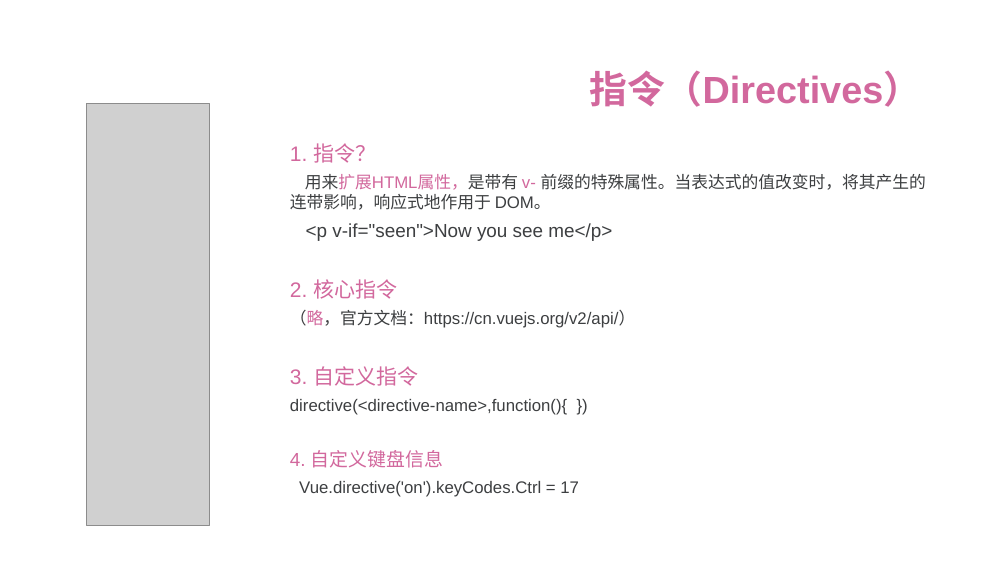
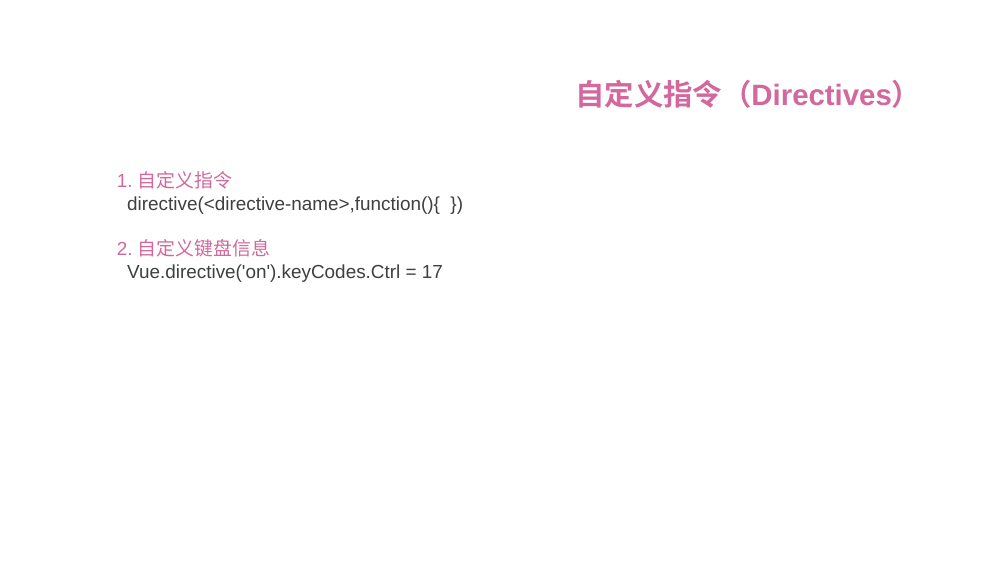
Before and after one commit to ttflowerboys/vue-demo, a slide deck: slide 46 of PPT/vue前后端分离 - 上.pptx (slide 24 before the commit). Drawn at 1008x567 pixels with LibreOffice and Linux fonts; fonts in the diff are those of the drawing; grey boxes stand for pictures; background and template pictures are left out. Boxes give left, top, right and bottom in pixels: in the first picture for what was removed or moved away, otherwise in the second. Text is boxed around its words. In the diff, an @@ line names an element or a change of style, - is before the commit and + after.

```diff
--- a/PPT/vue前后端分离 - 上.pptx
+++ b/PPT/vue前后端分离 - 上.pptx
@@ text at bbox=[575, 80, 921, 108]: text changed; size 36 to 28 pt @@
-指令（Directives）
+自定义指令（Directives）
@@ picture removed at bbox=[86, 103, 210, 525] @@
@@ text removed at bbox=[290, 143, 926, 497] @@
-1. 指令？
-用来扩展HTML属性，是带有 v- 前缀的特殊属性。当表达式的值改变时，将其产生的连带影响，响应式地作用于 DOM。
-<p v-if="seen">Now you see me</p>
-2. 核心指令
-（略，官方文档：https://cn.vuejs.org/v2/api/）
-3. 自定义指令
-directive(<directive-name>,function(){ })
-4. 自定义键盘信息
-Vue.directive('on').keyCodes.Ctrl = 17
@@ text added at bbox=[117, 171, 443, 282], 18 pt, text #3D3F41 @@
+1. 自定义指令
+directive(<directive-name>,function(){ })
+2. 自定义键盘信息
+Vue.directive('on').keyCodes.Ctrl = 17
```
Also in this commit, not shown: 5 other slides changed, 23 slides added, 4 slides removed.
